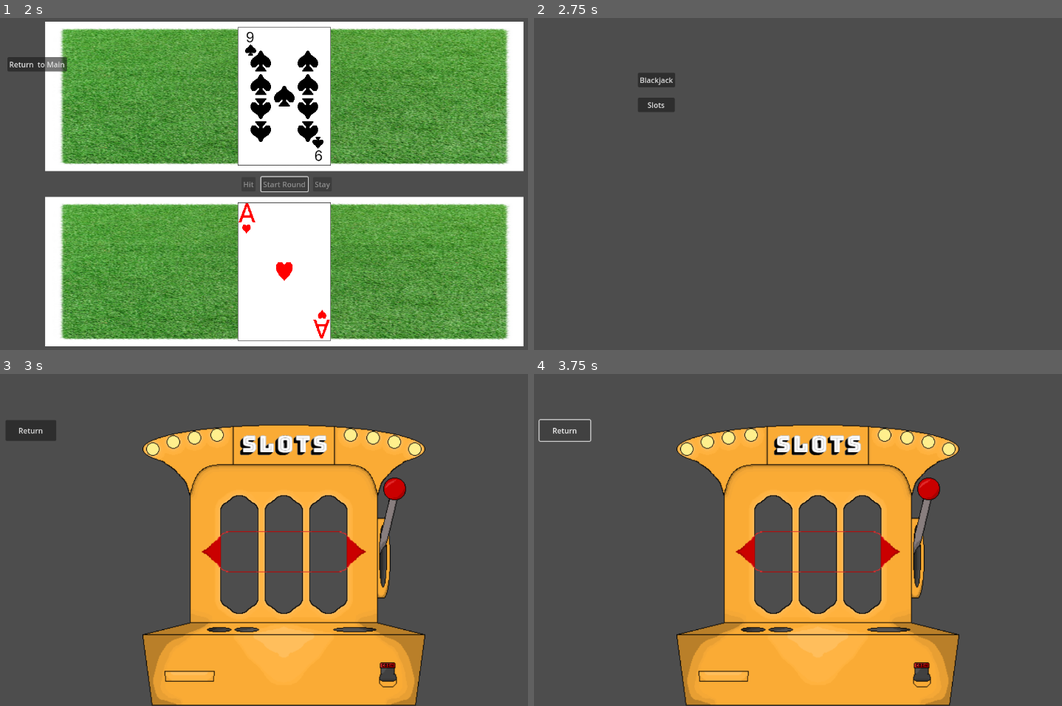
Above: before the commit, frames 1-4 (two rows, left to right).
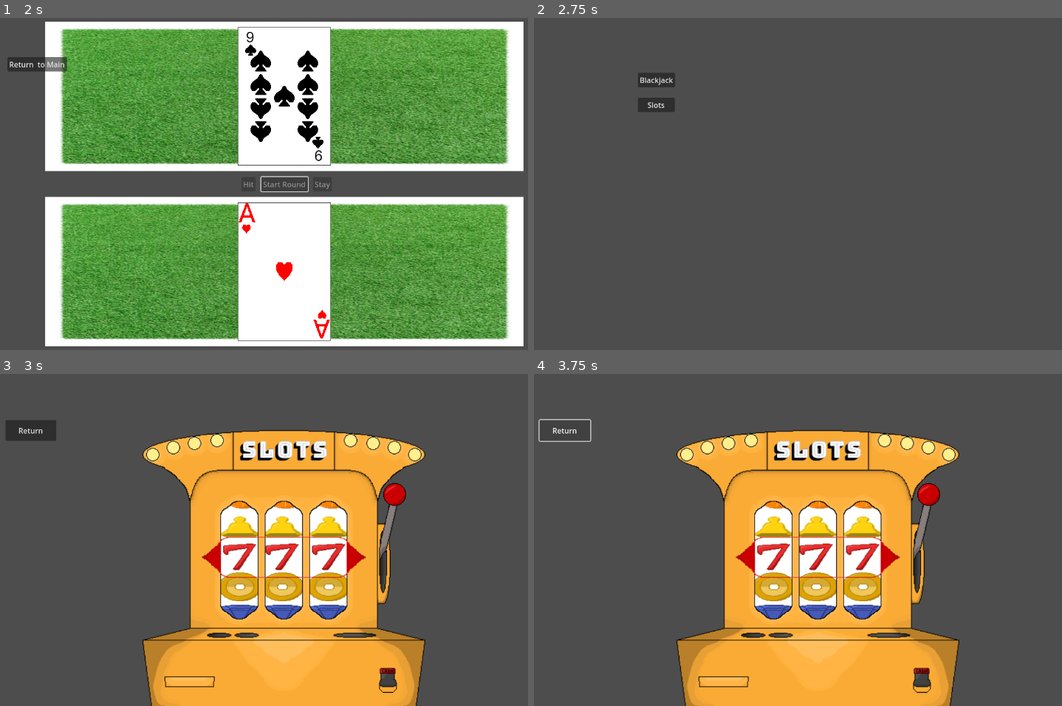
Above: after the commit, the same moments.

Repository: OwenFrakes/congressAppChallenge
Game: Godot game, scene res://Scenes/playerMovement.tscn
The game is run twice, just before and just after one commit, with the same random seed, the same clock (stepped at 60 frames per second) and the same inputs.
Inputs:
- Up to frame 1 (2 s): click "Blackjack" at 0.5 s; click "Start Round" at 1.25 s
- Up to frame 2 (2.75 s): click "Return to Main" at 2 s
- Up to frame 3 (3 s): click "Slots" at 2.75 s
- Up to frame 4 (3.75 s): click "Return" at 3.5 s

Frames 1-2 are identical in both runs. In frame 3, 15% of the frame differs, in the area x 26-81%, y 15-100%; in frame 4, 15%.

Commit message:
Added the Spinny Part to the Scene
Spinny part exists and doesn't do anything yet.

Diff:
--- a/Scenes/slots.tscn
+++ b/Scenes/slots.tscn
@@ -1,17 +1,42 @@
-[gd_scene load_steps=2 format=3 uid="uid://cvcnpudfilq4h"]
+[gd_scene load_steps=4 format=3 uid="uid://cvcnpudfilq4h"]
 
 [ext_resource type="Texture2D" uid="uid://cywlyamdicsed" path="res://Resources/SlotMachine.png" id="1_0ends"]
+[ext_resource type="Texture2D" uid="uid://diku4gi3yok6b" path="res://Resources/Spinny Part.png" id="1_lb5vh"]
+
+[sub_resource type="CanvasItemMaterial" id="CanvasItemMaterial_5ndvy"]
 
 [node name="Slots" type="Node2D"]
 
-[node name="SlotMachine" type="Sprite2D" parent="."]
-position = Vector2(639, 413)
-scale = Vector2(1.53, 1.53)
-texture = ExtResource("1_0ends")
-
-[node name="homeButton" type="Button" parent="."]
+[node name="ReturnButton" type="Button" parent="."]
 offset_left = 36.0
 offset_top = 100.0
 offset_right = 146.0
 offset_bottom = 145.0
 text = "Return"
+
+[node name="SpinnyPartLeft" type="Sprite2D" parent="."]
+position = Vector2(636, 429)
+scale = Vector2(1.94, 1.3025)
+texture = ExtResource("1_lb5vh")
+
+[node name="SpinnyPartMiddle" type="Sprite2D" parent="."]
+position = Vector2(544, 429)
+scale = Vector2(1.92, 1.3025)
+texture = ExtResource("1_lb5vh")
+
+[node name="SpinnyPartRight" type="Sprite2D" parent="."]
+position = Vector2(737, 429)
+scale = Vector2(1.94, 1.3025)
+texture = ExtResource("1_lb5vh")
+
+[node name="PointLight2D" type="PointLight2D" parent="."]
+light_mask = 512
+material = SubResource("CanvasItemMaterial_5ndvy")
+position = Vector2(-6.10352e-05, -3.05176e-05)
+rotation = 3.14159
+scale = Vector2(561.769, 2262.62)
+
+[node name="SlotMachine" type="Sprite2D" parent="."]
+position = Vector2(639, 425)
+scale = Vector2(1.53, 1.53)
+texture = ExtResource("1_0ends")
--- a/Scripts/player_mover.gd
+++ b/Scripts/player_mover.gd
@@ -8,6 +8,9 @@
 	var newScene = load("res://Scenes/blackjack.tscn")
 	get_tree().change_scene_to_packed(newScene)
 
+func _on_slots_button_pressed() -> void:
+	var newScene = load("res://Scenes/slots.tscn")
+	get_tree().change_scene_to_packed(newScene)
 
 func changeToMain():
 	var mainScene = load("res://Scenes/playerMovement.tscn")
@@ -15,7 +18,3 @@
 
 func _on_pressed() -> void:
 	changeToMain()
-
-func _on_slots_button_pressed() -> void:
-	var newScene = load("res://Scenes/slots.tscn")
-	get_tree().change_scene_to_packed(newScene)
--- a/Scripts/slots.gd
+++ b/Scripts/slots.gd
@@ -4,8 +4,3 @@
 # Called when the node enters the scene tree for the first time.
 func _ready() -> void:
 	pass # Replace with function body.
-
-
-# Called every frame. 'delta' is the elapsed time since the previous frame.
-func _process(delta: float) -> void:
-	pass
Binary file added: Resources/Spinny Part.png
Not shown, added: Resources/Spinny Part.png.import
